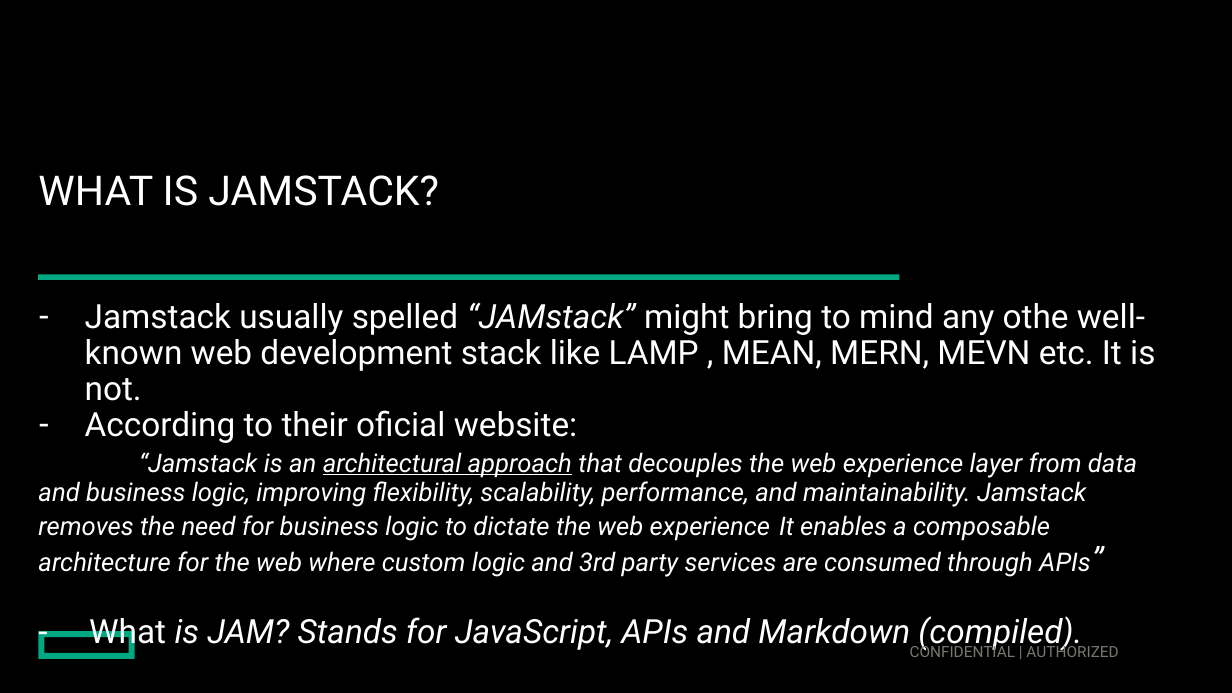
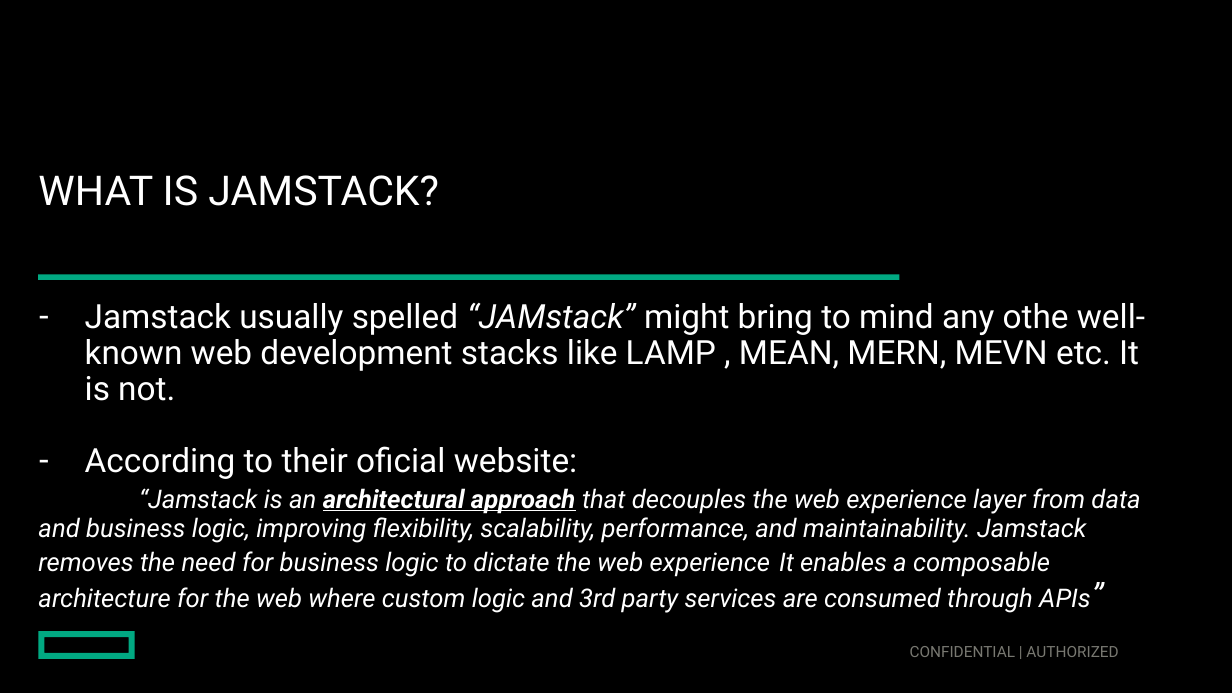
Before and after one commit to masterfaka/angular-scully, a slide deck: slide 2 of src/JAMstack.pptx. Drawn at 1232x693 pixels with LibreOffice and Linux fonts; fonts in the diff are those of the drawing. Boxes give left, top, right and bottom in pixels: in the first picture for what was removed or moved away, otherwise in the second. Text is boxed around its words. In the diff, an @@ line names an element or a change of style, - is before the commit and + after.

```diff
--- a/src/JAMstack.pptx
+++ b/src/JAMstack.pptx
@@ text at [85,303,1145,401]: text changed @@
-– Jamstack usually spelled “JAMstack” might bring to mind any othe well-known web development stack like LAMP , MEAN, MERN, MEVN etc. It is not.
+– Jamstack usually spelled “JAMstack” might bring to mind any othe well-known web development stacks like LAMP , MEAN, MERN, MEVN etc. It is not.
@@ text at [38,488,1140,613]: bold on in "architectural approach" @@
@@ text at [89,616,1082,652]: paragraph removed @@
-- What is JAM? Stands for JavaScript, APIs and Markdown (compiled).
```
Also in this commit, not shown: 3 other slides changed.
